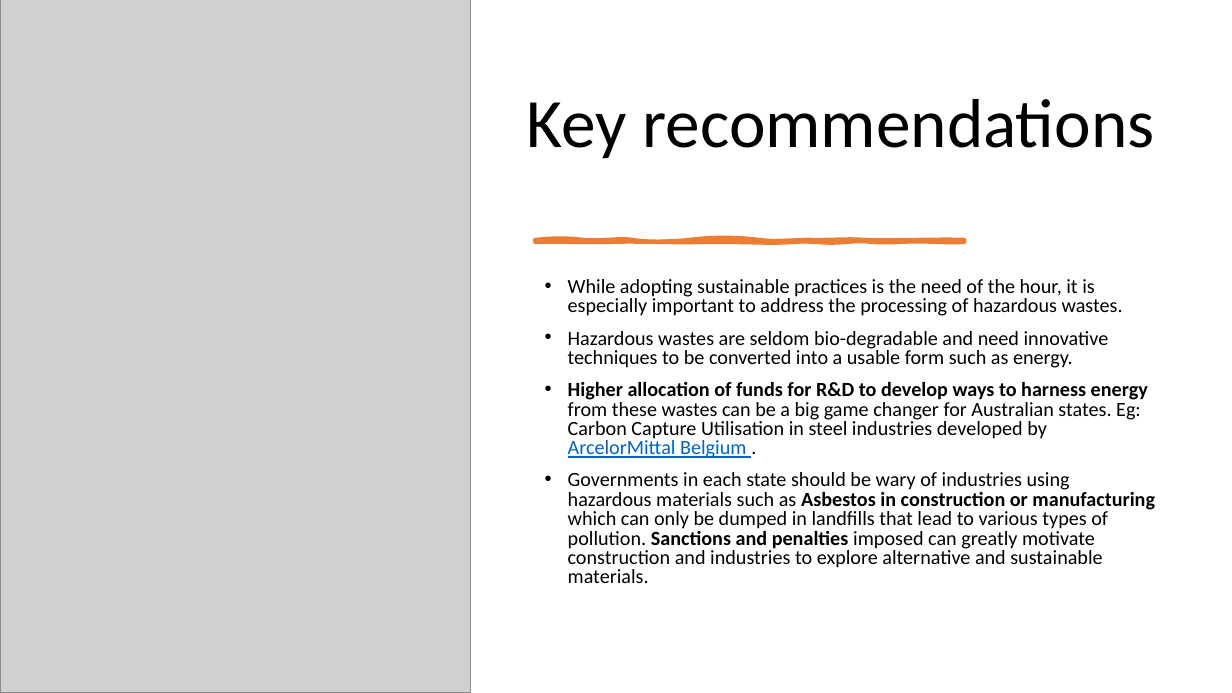
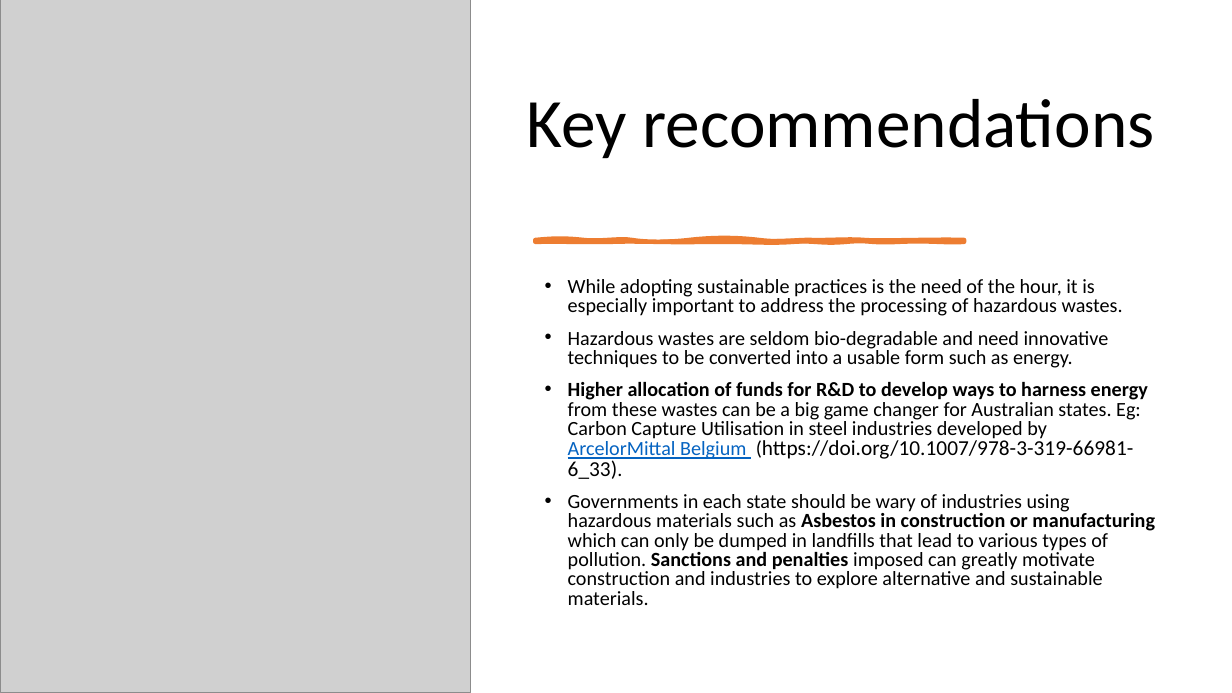
Before and after one commit to arinbaruah/mdss_datathon, a slide deck: slide 12 of mdss_presentation.pptx. Drawn at 1232x693 pixels with LibreOffice and Linux fonts; fonts in the diff are those of the drawing; grey boxes stand for pictures. Boxes give left, top, right and bottom in pixels: in the first picture for what was removed or moved away, otherwise in the second. Text is boxed around its words. In the diff, an @@ line names an element or a change of style, - is before the commit and + after.

```diff
--- a/mdss_presentation.pptx
+++ b/mdss_presentation.pptx
@@ text at <box>568,382,1148,479</box>: text changed @@
-• Higher allocation of funds for R&D to develop ways to harness energy from these wastes can be a big game changer for Australian states. Eg: Carbon Capture Utilisation in steel industries developed by ArcelorMittal Belgium .
+• Higher allocation of funds for R&D to develop ways to harness energy from these wastes can be a big game changer for Australian states. Eg: Carbon Capture Utilisation in steel industries developed by ArcelorMittal Belgium (https://doi.org/10.1007/978-3-319-66981-6_33).
```
Also in this commit, not shown: 2 other slides changed, 2 slides added.
